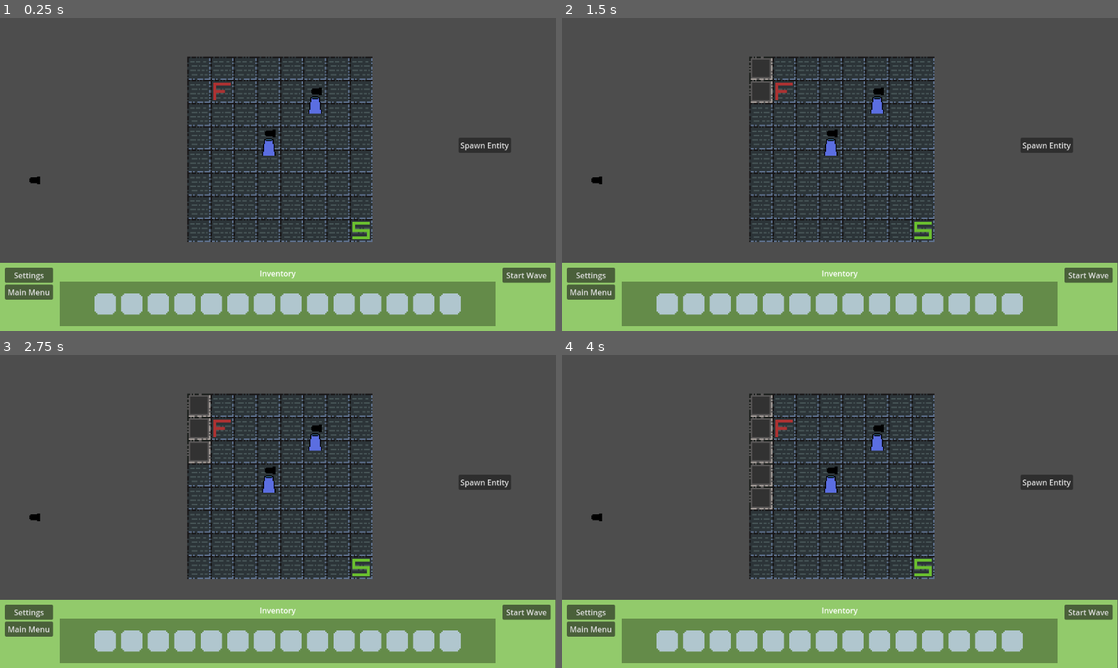
Above: before the commit, frames 1-4 (two rows, left to right).
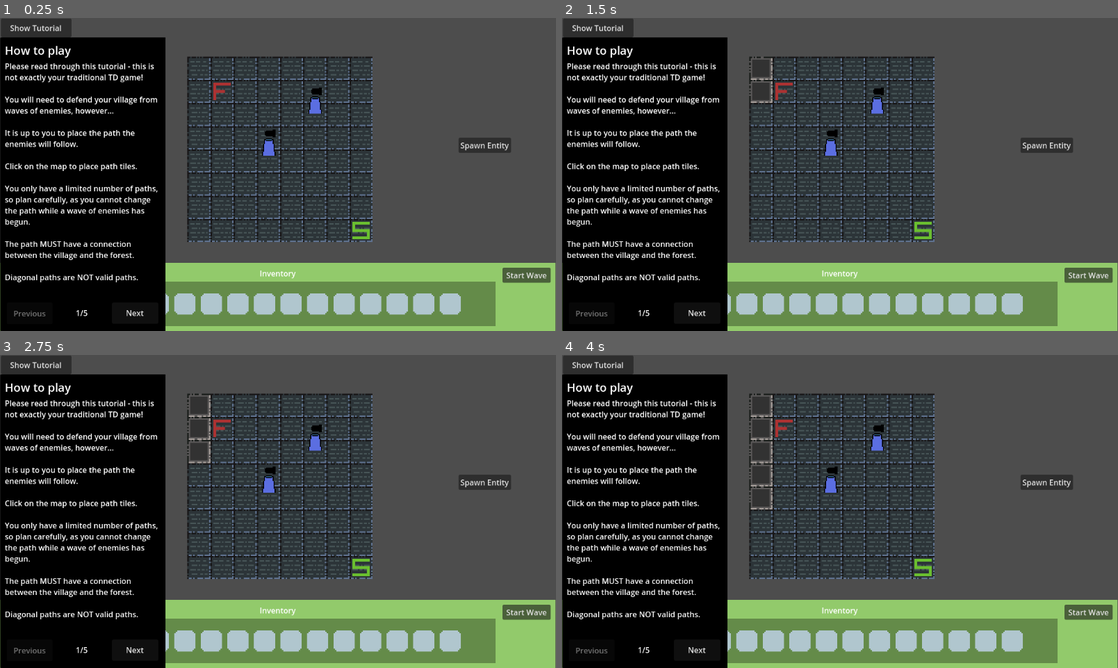
Above: after the commit, the same moments.

Repository: Shmupo/BrackeysGJ-TdGame
Game: Godot game, scene res://Scenes/TestScene.tscn
Same seed, same stepped clock (60 frames per second), same inputs: the game is played once before the commit and once after it.
Inputs (mouse positions are in pixels of both pictures, inside the frame that each line leads up to):
- Up to frame 1 (0.25 s): no input
- Up to frame 2 (1.5 s): click (762, 68) at 0.52 s; click (762, 89) at 1.27 s
- Up to frame 3 (2.75 s): click (200, 452) at 2.02 s
- Up to frame 4 (4 s): click (762, 473) at 2.77 s; click (762, 498) at 3.52 s

The runs differ from the first frame. In frame 1, 28% of the frame differs, in the area x 0-30%, y 0-100%; in frame 2, 28%; in frame 3, 28%; in frame 4, 28%.

Commit message:
Added tutorial popup menu

Diff:
--- /dev/null
+++ b/Scenes/Components/TutorialUI.tscn
@@ -0,0 +1,194 @@
+[gd_scene load_steps=2 format=3 uid="uid://hesw7o41aud4"]
+
+[ext_resource type="Script" path="res://Scripts/UIMenus/TutorialUI.gd" id="1_1wodi"]
+
+[node name="TutorialUi" type="Node2D"]
+script = ExtResource("1_1wodi")
+
+[node name="ColorRect" type="ColorRect" parent="."]
+offset_left = 1.0
+offset_top = 40.0
+offset_right = 343.0
+offset_bottom = 649.0
+color = Color(0, 0, 0, 1)
+
+[node name="ShowButton" type="Button" parent="."]
+offset_left = 2.0
+offset_top = 1.0
+offset_right = 148.0
+offset_bottom = 40.0
+text = "Show Tutorial"
+
+[node name="TabContainer" type="TabContainer" parent="."]
+self_modulate = Color(0, 0, 0, 1)
+offset_top = 40.0
+offset_right = 343.0
+offset_bottom = 649.0
+theme_override_constants/outline_size = 6
+current_tab = 0
+tabs_visible = false
+
+[node name="HowToPlay - Placing Path" type="MarginContainer" parent="TabContainer"]
+layout_mode = 2
+theme_override_constants/margin_left = 10
+theme_override_constants/margin_top = 10
+theme_override_constants/margin_right = 10
+theme_override_constants/margin_bottom = 10
+metadata/_tab_index = 0
+
+[node name="VBoxContainer" type="VBoxContainer" parent="TabContainer/HowToPlay - Placing Path"]
+layout_mode = 2
+
+[node name="Title" type="RichTextLabel" parent="TabContainer/HowToPlay - Placing Path/VBoxContainer"]
+layout_mode = 2
+theme_override_font_sizes/normal_font_size = 24
+text = "How to play"
+fit_content = true
+
+[node name="Message" type="RichTextLabel" parent="TabContainer/HowToPlay - Placing Path/VBoxContainer"]
+layout_mode = 2
+text = "Please read through this tutorial - this is not exactly your traditional TD game!
+
+You will need to defend your village from waves of enemies, however...
+
+It is up to you to place the path the enemies will follow.
+
+Click on the map to place path tiles.
+
+You only have a limited number of paths, so plan carefully, as you cannot change the path while a wave of enemies has begun.
+
+The path MUST have a connection between the village and the forest.
+
+Diagonal paths are NOT valid paths."
+fit_content = true
+
+[node name="PlacingTowers" type="MarginContainer" parent="TabContainer"]
+visible = false
+layout_mode = 2
+theme_override_constants/margin_left = 10
+theme_override_constants/margin_top = 10
+theme_override_constants/margin_right = 10
+theme_override_constants/margin_bottom = 10
+metadata/_tab_index = 1
+
+[node name="VBoxContainer" type="VBoxContainer" parent="TabContainer/PlacingTowers"]
+layout_mode = 2
+
+[node name="Title" type="RichTextLabel" parent="TabContainer/PlacingTowers/VBoxContainer"]
+layout_mode = 2
+theme_override_font_sizes/normal_font_size = 24
+text = "Placing Towers"
+fit_content = true
+
+[node name="Message" type="RichTextLabel" parent="TabContainer/PlacingTowers/VBoxContainer"]
+layout_mode = 2
+text = "Use towers to stop the enemies from reaching your village!
+
+To move a tower, click on it to open up a menu, and click \"Move.\"
+
+Hover your mouse over a tower to see the range of the tower.
+
+Move the tower with your mouse and click again to drop it into place.
+
+Note that you cannot move towers while the wave has started."
+fit_content = true
+
+[node name="YourFirstWave" type="MarginContainer" parent="TabContainer"]
+visible = false
+layout_mode = 2
+theme_override_constants/margin_left = 10
+theme_override_constants/margin_top = 10
+theme_override_constants/margin_right = 10
+theme_override_constants/margin_bottom = 10
+metadata/_tab_index = 2
+
+[node name="VBoxContainer" type="VBoxContainer" parent="TabContainer/YourFirstWave"]
+layout_mode = 2
+
+[node name="Title" type="RichTextLabel" parent="TabContainer/YourFirstWave/VBoxContainer"]
+layout_mode = 2
+theme_override_font_sizes/normal_font_size = 24
+text = "Upgrading Towers"
+fit_content = true
+
+[node name="Message" type="RichTextLabel" parent="TabContainer/YourFirstWave/VBoxContainer"]
+layout_mode = 2
+text = "When you click on a tower, you will open the Tower Menu.
+
+Each tower has slots where you can drag and drop items into, which will modify that one tower in some way.
+
+You will recieve more items as the waves progress."
+fit_content = true
+
+[node name="Getting Towers" type="MarginContainer" parent="TabContainer"]
+visible = false
+layout_mode = 2
+theme_override_constants/margin_left = 10
+theme_override_constants/margin_top = 10
+theme_override_constants/margin_right = 10
+theme_override_constants/margin_bottom = 10
+metadata/_tab_index = 3
+
+[node name="VBoxContainer" type="VBoxContainer" parent="TabContainer/Getting Towers"]
+layout_mode = 2
+
+[node name="Title" type="RichTextLabel" parent="TabContainer/Getting Towers/VBoxContainer"]
+layout_mode = 2
+theme_override_font_sizes/normal_font_size = 24
+text = "Getting Towers"
+fit_content = true
+
+[node name="Message" type="RichTextLabel" parent="TabContainer/Getting Towers/VBoxContainer"]
+layout_mode = 2
+text = "After some waves, the villagers will build a tower for you.
+
+
+Simply keep progressing through the waves, and eventually, you will see that a new tower will have been placed on the map."
+fit_content = true
+
+[node name="UpgradingTowers" type="MarginContainer" parent="TabContainer"]
+visible = false
+layout_mode = 2
+theme_override_constants/margin_left = 10
+theme_override_constants/margin_top = 10
+theme_override_constants/margin_right = 10
+theme_override_constants/margin_bottom = 10
+metadata/_tab_index = 4
+
+[node name="VBoxContainer" type="VBoxContainer" parent="TabContainer/UpgradingTowers"]
+layout_mode = 2
+
+[node name="Title" type="RichTextLabel" parent="TabContainer/UpgradingTowers/VBoxContainer"]
+layout_mode = 2
+theme_override_font_sizes/normal_font_size = 24
+text = "Ready?"
+fit_content = true
+
+[node name="Message" type="RichTextLabel" parent="TabContainer/UpgradingTowers/VBoxContainer"]
+layout_mode = 2
+text = "You are currently in the build phase. When you are finished, press the \"Start Wave\" button on the bottom right.
+
+Make sure you have placed your towers and paths carefully - you cannot change these while the wave is active."
+fit_content = true
+
+[node name="PreviousButton" type="Button" parent="."]
+offset_left = 14.0
+offset_top = 589.0
+offset_right = 109.0
+offset_bottom = 634.0
+text = "Previous"
+
+[node name="NextButton" type="Button" parent="."]
+offset_left = 232.0
+offset_top = 589.0
+offset_right = 328.0
+offset_bottom = 633.0
+text = "Next"
+
+[node name="TabCount" type="RichTextLabel" parent="."]
+offset_left = 126.0
+offset_top = 599.0
+offset_right = 213.0
+offset_bottom = 631.0
+bbcode_enabled = true
+text = "[center]1/4"
--- a/Scenes/TestScene.tscn
+++ b/Scenes/TestScene.tscn
@@ -8,6 +8,7 @@
 [ext_resource type="PackedScene" uid="uid://s08lq8bnqkx0" path="res://Scenes/Components/Tower/TowerMenu.tscn" id="4_koogo"]
 [ext_resource type="PackedScene" uid="uid://dyd4rvrn12tp" path="res://Scenes/Components/ModsInventoryMenu.tscn" id="6_qdaid"]
 [ext_resource type="PackedScene" uid="uid://dk1dmpis207ce" path="res://Scenes/Components/ModItem/TestModItem.tscn" id="7_ydf57"]
+[ext_resource type="PackedScene" uid="uid://hesw7o41aud4" path="res://Scenes/Components/TutorialUI.tscn" id="9_olebs"]
 
 [sub_resource type="TileSetAtlasSource" id="TileSetAtlasSource_73egr"]
 texture = ExtResource("2_e1nrq")
@@ -67,3 +68,5 @@
 [node name="TestTower2" parent="." instance=ExtResource("4_iym6a")]
 position = Vector2(653, 188)
 scale = Vector2(2, 2)
+
+[node name="TutorialUi" parent="." instance=ExtResource("9_olebs")]
--- a/Scripts/Tower/TowerDragComponent.gd
+++ b/Scripts/Tower/TowerDragComponent.gd
@@ -4,38 +4,57 @@
 @onready var tower: Tower = $".."
 @onready var dragButton: Button = $"../TowerMenuButton"
 
+var backgroundLayer: TileMapLayer
 var userInteractableTileMapLayer: UserInteractableTilemapLayer
 var tilePlacementComponent: TilePlacementComponent
 
 var dragging: bool = false
 
-# this is a modified version of the DragComponent script, which is used for modItems
-# NOTE: The tower will snap to the grid coordinates according to the tilemap of the background layer
+## The TowerDragComponent allows the user to move the tower when pressing the "Move" button in the TowerMenu
+##
+## The tower can only be placed on valid tiles: tiles that are not path tiles ...
+## ... and tiles that are not in the invalid tiles array (ex. startTile, endTile)
+##
+## After clicking on move, click on the tower again to place the tower
+##
+## This script is a modified DragComponent of ModItems
+## NOTE: The tower will snap to the grid coordinates according to the tilemap of the userInteractableTileMapLayer
+## The userInteractableTileMapLayer is to get the path tiles
+## The tilePlacementComponent is to get the invalid tiles
+## The backgroundLayer defines the area in which the tower can be placed
 
 func _ready() -> void:
 	dragButton.button_up.connect(onReleaseFromDrag)
 
+	backgroundLayer = get_tree().get_first_node_in_group("BackgroundLayer")
 	userInteractableTileMapLayer = get_tree().get_first_node_in_group("UserInteractableTileMapLayer")
 	tilePlacementComponent = get_tree().get_first_node_in_group("TilePlacementComponent")
 
 
+# attaches the tower to the mouse position
 func setDrag() -> void:
 	dragging = true
-	var globalMousePos: Vector2 = get_global_mouse_position()
-	var mouseCoord: Vector2 = getMouseTileGlobalPosition()
-	var tilePosition: Vector2 = getMouseTileGlobalPosition()
-	if tilePosition != Vector2(-999, -999):
-		tower.global_position = mouseCoord
+	var mouseCoord: Vector2i = getMouseTileCoord()
+	setTileValid(getTowerCoord())
+	if isCoordValid(mouseCoord):
+		tower.global_position = getMouseTileGlobalPosition()
 
 	dragButton.disableTowerMenu()
 
 
-# returns the global position of the mouse
-# returns Vector2(-999, -999) if the mouse is not in a valid tile
+# returns the global position of the grid coordinate that the mouse is on top of
 func getMouseTileGlobalPosition() -> Vector2:
-	var globalMousePos: Vector2 = get_global_mouse_position()
-	var tileCoord: Vector2i = userInteractableTileMapLayer.local_to_map(userInteractableTileMapLayer.to_local(globalMousePos))
-	return userInteractableTileMapLayer.to_global(userInteractableTileMapLayer.map_to_local(tileCoord))
+	return userInteractableTileMapLayer.to_global(userInteractableTileMapLayer.map_to_local(getMouseTileCoord()))
+
+
+# returns the grid coordinate in the tilemap that the mouse is on top of
+func getMouseTileCoord() -> Vector2i:
+	return userInteractableTileMapLayer.local_to_map(userInteractableTileMapLayer.to_local(get_global_mouse_position()))
+
+
+# returns the current grid coordinate of the tower
+func getTowerCoord() -> Vector2i:
+	return userInteractableTileMapLayer.local_to_map(userInteractableTileMapLayer.to_local(tower.global_position))
 
 
 # try to snap to a modSlot if close enough
@@ -43,16 +62,29 @@
 	if dragging:
 		dragging = false
 		dragButton.enableTowerMenu()
+		setTileInvalid(getTowerCoord())
+
+
+# adds coord to the invalid coords
+func setTileInvalid(coord: Vector2i) -> void:
+	tilePlacementComponent.invalidCoords.append(coord)
+
+
+# removes the coord from invalid coords
+func setTileValid(coord: Vector2i) -> void:
+	tilePlacementComponent.invalidCoords.remove_at(tilePlacementComponent.invalidCoords.find(coord))
 
 
 # returns true if the grid coordinate is a path tile or an invalid tile
-func isCoordPathOrInvalid(coord: Vector2i) -> bool:
-	return userInteractableTileMapLayer.get_cell_tile_data(coord) == null or coord in tilePlacementComponent.invalidCoords
+func isCoordValid(coord: Vector2i) -> bool:
+	var isNotPathTile: bool = userInteractableTileMapLayer.get_cell_tile_data(coord) == null
+	var isInvalidCoord: bool = coord not in tilePlacementComponent.invalidCoords
+	var isBackgroundTile: bool = backgroundLayer.get_cell_tile_data(coord) != null
+	return isNotPathTile and isInvalidCoord and isBackgroundTile
 
 
 func _process(delta: float) -> void:
 	if dragging:
-		var mouseCoord: Vector2 = getMouseTileGlobalPosition()
-		var tilePosition: Vector2 = getMouseTileGlobalPosition()
-		if tilePosition != Vector2(-999, -999):
-			tower.global_position = mouseCoord
+		var mouseCoord: Vector2i = getMouseTileCoord()
+		if isCoordValid(mouseCoord):
+			tower.global_position = getMouseTileGlobalPosition()
--- /dev/null
+++ b/Scripts/UIMenus/TutorialUI.gd
@@ -0,0 +1,60 @@
+extends Node2D
+
+@onready var tabContainer: TabContainer = $TabContainer
+@onready var nextButton: Button = $NextButton
+@onready var prevButton: Button = $PreviousButton
+@onready var pageLabel: RichTextLabel = $TabCount
+@onready var showTutorialButton: Button = $ShowButton
+@onready var bgRect: ColorRect = $ColorRect
+
+func _ready() -> void:
+	nextButton.button_up.connect(onPressNext)
+	prevButton.button_up.connect(onPressPrevious)
+	updatePageCountLabel()
+
+	showTutorialButton.button_up.connect(toggleTutorial)
+
+	tabContainer.current_tab = 0
+	prevButton.disabled = true
+
+func toggleTutorial() -> void:
+	if tabContainer.is_visible_in_tree():
+		tabContainer.hide()
+		showTutorialButton.text = "Show Tutorial"
+		nextButton.hide()
+		prevButton.hide()
+		pageLabel.hide()
+		bgRect.hide()
+	else:
+		tabContainer.show()
+		showTutorialButton.text = "Hide Tutorial"
+		nextButton.show()
+		prevButton.show()
+		pageLabel.show()
+		bgRect.show()
+
+func onPressNext() -> void:
+	tabContainer.current_tab += 1
+	updatePageCountLabel()
+
+	if tabContainer.current_tab >= tabContainer.get_tab_count() - 1:
+		nextButton.disabled = true
+	else:
+		nextButton.disabled = false
+
+	prevButton.disabled = false
+
+func onPressPrevious() -> void:
+	tabContainer.current_tab -= 1
+	updatePageCountLabel()
+
+	if tabContainer.current_tab == 0:
+		prevButton.disabled = true
+	else:
+		prevButton.disabled = false
+
+	nextButton.disabled = false
+
+func updatePageCountLabel() -> void:
+	# Display current tab as 1-based index
+	pageLabel.text = "[center]" + str(tabContainer.current_tab + 1) + "/" + str(tabContainer.get_tab_count())
Not shown: 1 places in Scenes/TestScene.tscn that only renumber resources
